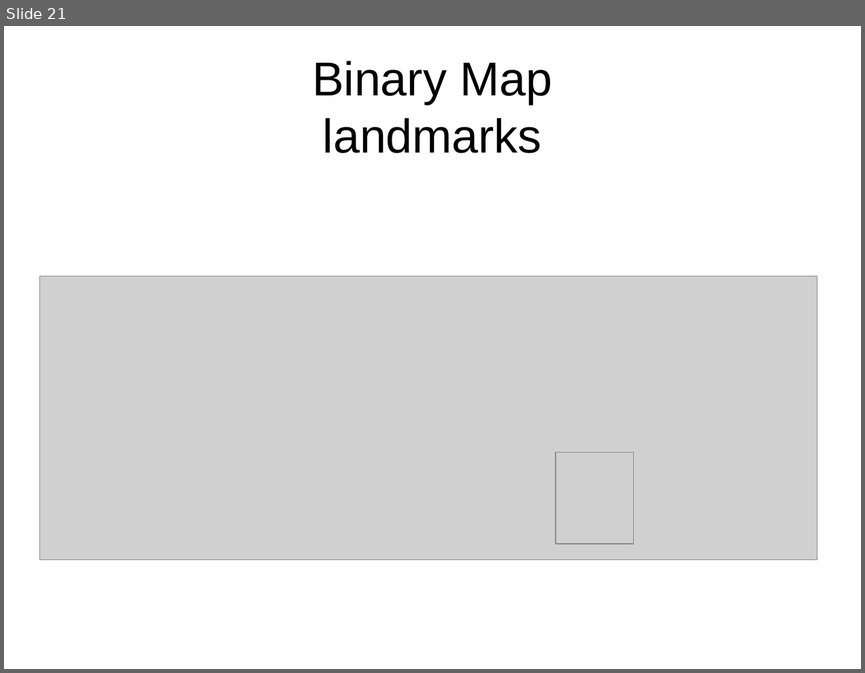
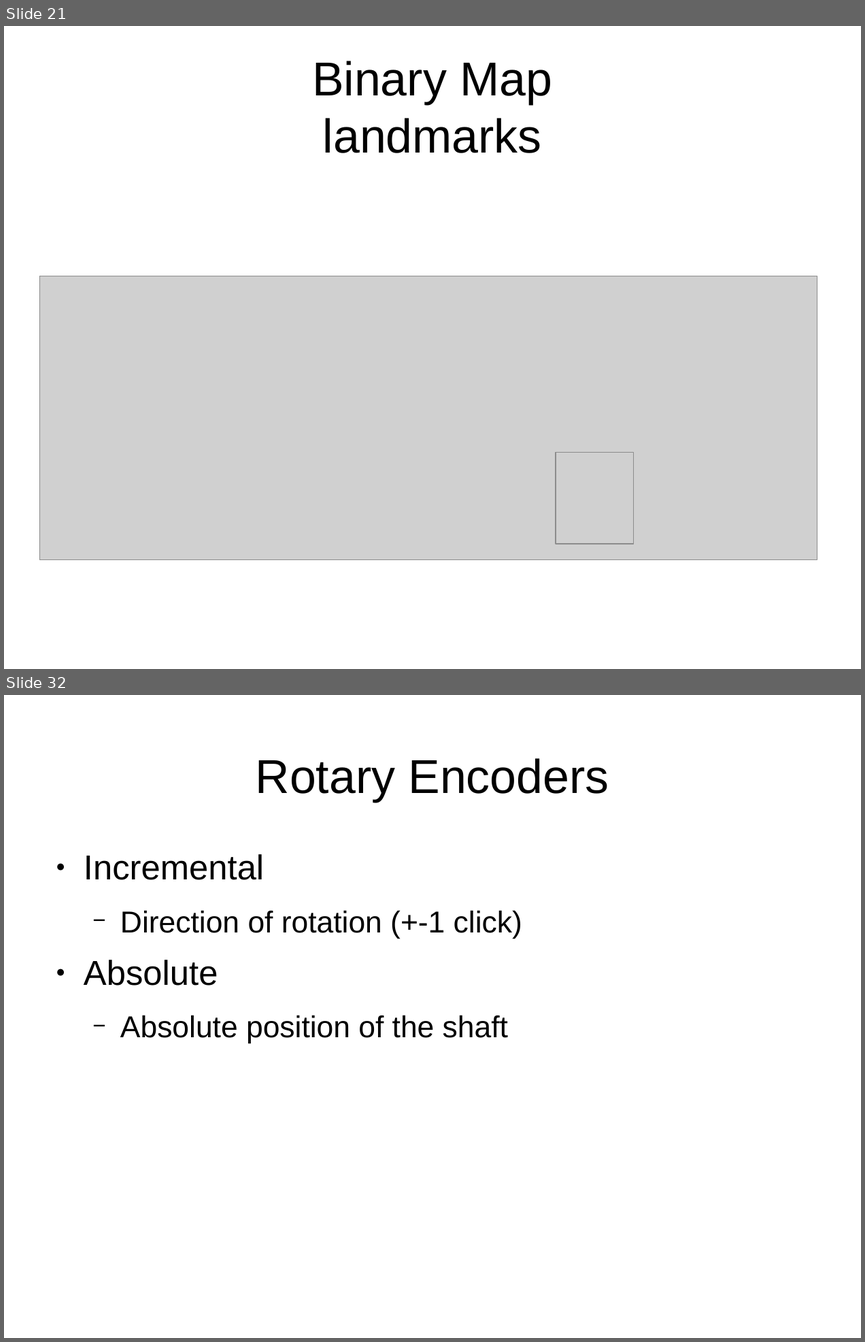
Before and after one commit to peterborkuti/english, a slide deck: robotlocalization/robotlocalization_02.odp. Shown one above the other, each under a label of ours: slide 21 before the commit, slides 21 and 32 after it; the slides between them are not shown. The pictures are 865x673 and 865x1342 pixels, drawn with LibreOffice and Linux fonts; fonts in the diff are those of the drawing; grey boxes stand for pictures. Boxes give left, top, right and bottom in pixels: in the first picture for what was removed or moved away, otherwise in the second. Text is boxed around its words. In the diff, an @@ line names an element or a change of style, - is before the commit and + after.

```diff
--- a/robotlocalization/robotlocalization_02.odp
+++ b/robotlocalization/robotlocalization_02.odp
@@ slide 32 added at (x1=4, y1=695, x2=861, y2=1338), background #FFFFFF @@
@@ title added at (x1=256, y1=758, x2=609, y2=802), 44 pt, text #000000 @@
+Rotary Encoders
@@ text added at (x1=84, y1=854, x2=522, y2=1044), 28 pt, text #000000 @@
+● Incremental
+  − Direction of rotation (+-1 click)
+● Absolute
+  − Absolute position of the shaft
```
Also in this commit, not shown: 1 slide changed, 18 other slides added, 1 other file.
